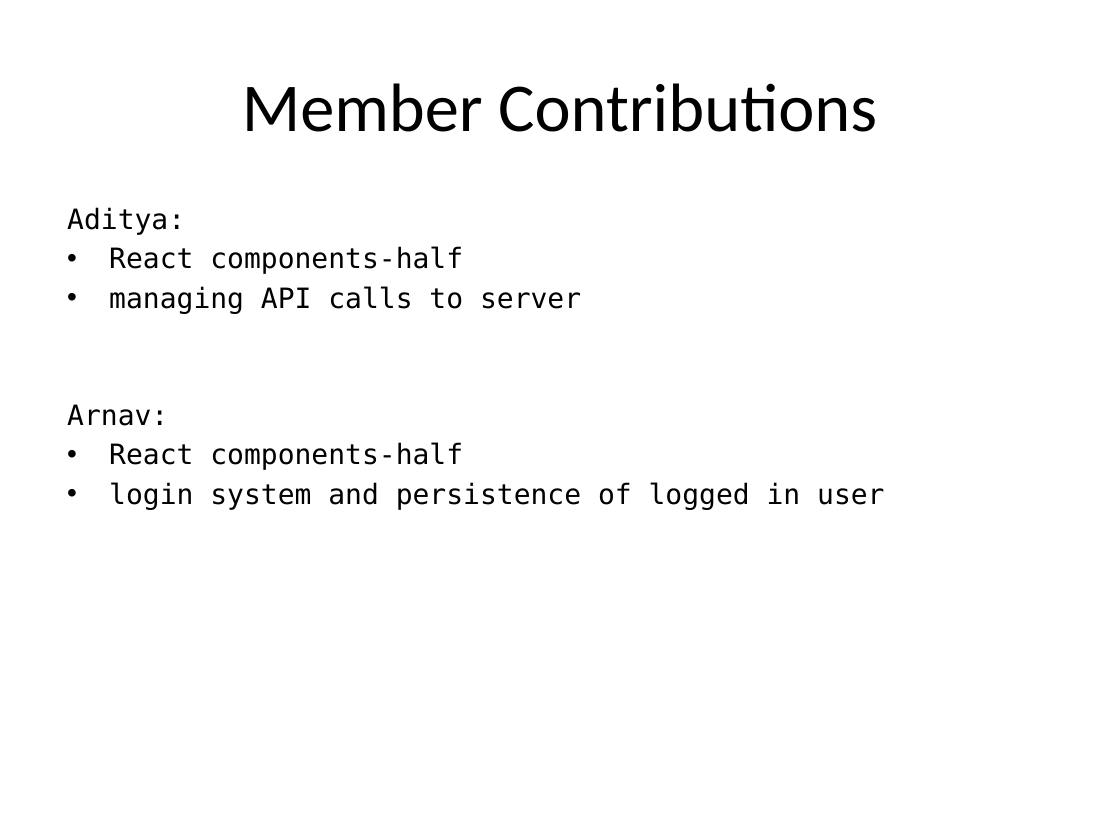
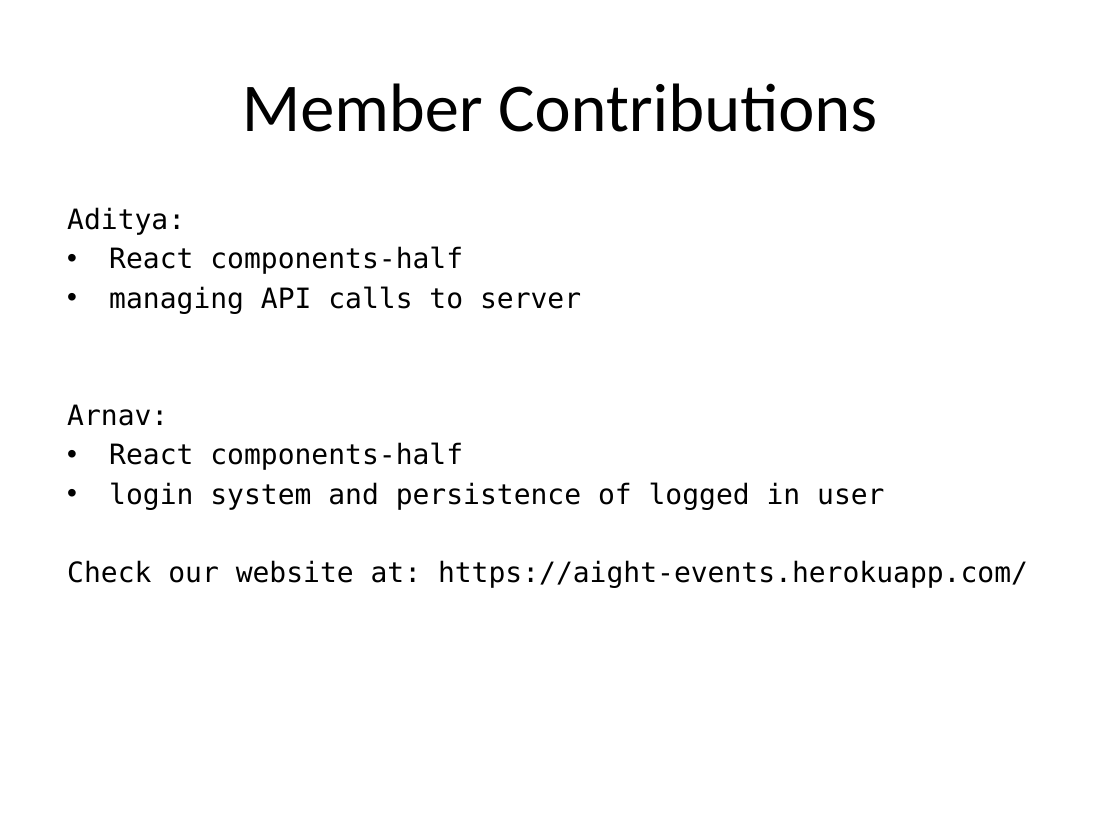
Before and after one commit to arnxv0/AiGHT-EVENTS, a slide deck: slide 4 of A_Team3_WebMiniProject.pptx. Drawn at 1120x840 pixels with LibreOffice and Linux fonts; fonts in the diff are those of the drawing. Boxes give left, top, right and bottom in pixels: in the first picture for what was removed or moved away, otherwise in the second. Text is boxed around its words. In the diff, an @@ line names an element or a change of style, - is before the commit and + after.

Commit message:
Update PPT

```diff
--- a/A_Team3_WebMiniProject.pptx
+++ b/A_Team3_WebMiniProject.pptx
@@ text at <box>67,560,1028,588</box>: paragraph added @@
+Check our website at: https://aight-events.herokuapp.com/
```
